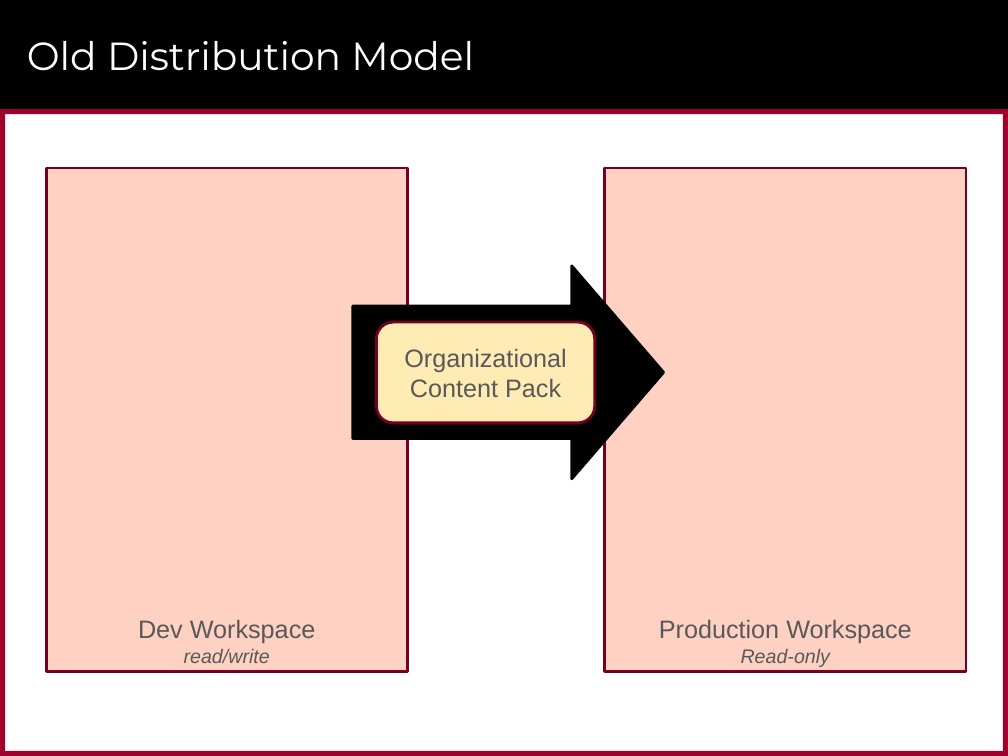
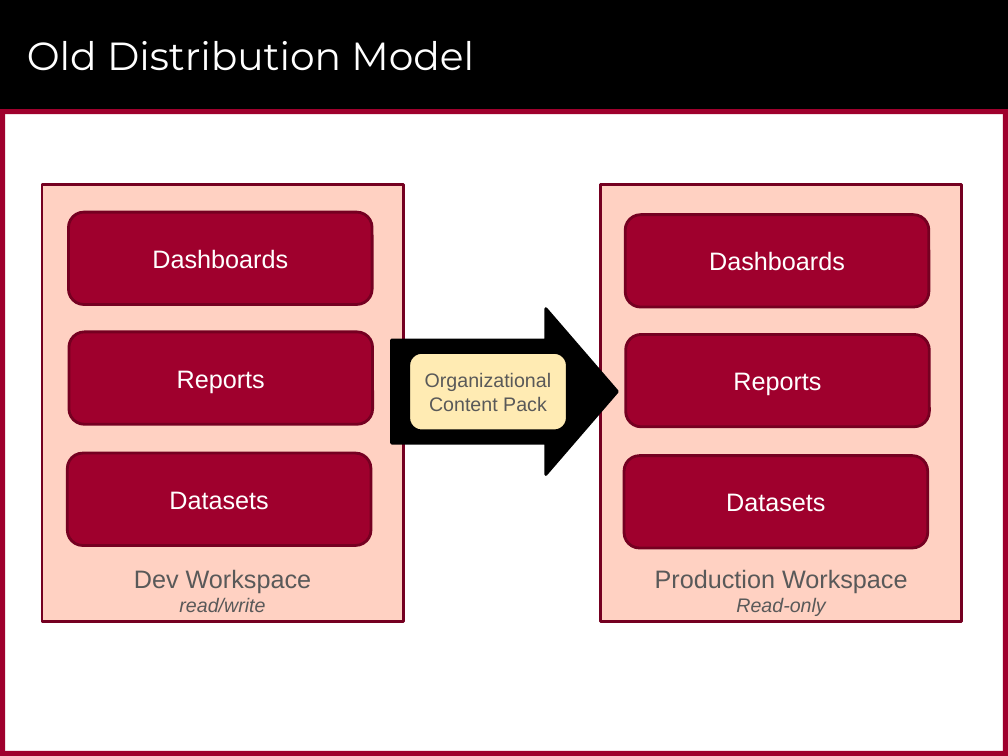
Before and after one commit to CriticalPathTraining/Summit2017, a slide deck: slide 28 of Power BI Security Best Practices.pptx (slide 32 before the commit). Drawn at 1008x756 pixels with LibreOffice and Linux fonts; fonts in the diff are those of the drawing; background and template pictures are left out. Boxes give left, top, right and bottom in pixels: in the first picture for what was removed or moved away, otherwise in the second. Text is boxed around its words. In the diff, an @@ line names an element or a change of style, - is before the commit and + after.

```diff
--- a/Power BI Security Best Practices.pptx
+++ b/Power BI Security Best Practices.pptx
@@ rectangle "Dev Workspace": place and size @@
-rectangle "Dev Workspace" at (46, 168, 407, 672)
+rectangle "Dev Workspace" at (42, 184, 403, 621)
@@ rectangle "Production Workspace": place and size @@
-rectangle "Production Workspace" at (605, 168, 966, 672)
+rectangle "Production Workspace" at (601, 184, 962, 621)
@@ rounded rectangle added at (69, 212, 372, 304), fill #9F002D, outline #760021 2 pt, 18 pt, text #FFFFFF @@
+Dashboards
@@ rounded rectangle added at (625, 215, 928, 307), fill #9F002D, outline #760021 2 pt, 18 pt, text #FFFFFF @@
+Dashboards
@@ right arrow: place and size @@
-right arrow at (353, 266, 663, 479)
+right arrow at (391, 308, 617, 475)
@@ rounded rectangle added at (69, 332, 372, 424), fill #9F002D, outline #760021 2 pt, 18 pt, text #FFFFFF @@
+Reports
@@ rounded rectangle "Organizational Content Pack": place and size @@
-rounded rectangle "Organizational Content Pack" at (376, 323, 595, 423)
+rounded rectangle "Organizational Content Pack" at (408, 353, 566, 431)
@@ rounded rectangle "Organizational Content Pack" at (408, 353, 566, 431): size 18 to 14 pt; outline #760021 2 pt to #000000 2 pt @@
@@ rounded rectangle added at (626, 335, 929, 427), fill #9F002D, outline #760021 2 pt, 18 pt, text #FFFFFF @@
+Reports
@@ rounded rectangle added at (68, 454, 371, 546), fill #9F002D, outline #760021 2 pt, 18 pt, text #FFFFFF @@
+Datasets
@@ rounded rectangle added at (624, 456, 927, 548), fill #9F002D, outline #760021 2 pt, 18 pt, text #FFFFFF @@
+Datasets
```
Also in this commit, not shown: 20 other slides changed, 18 slides added, 7 slides removed, 1 other file.
